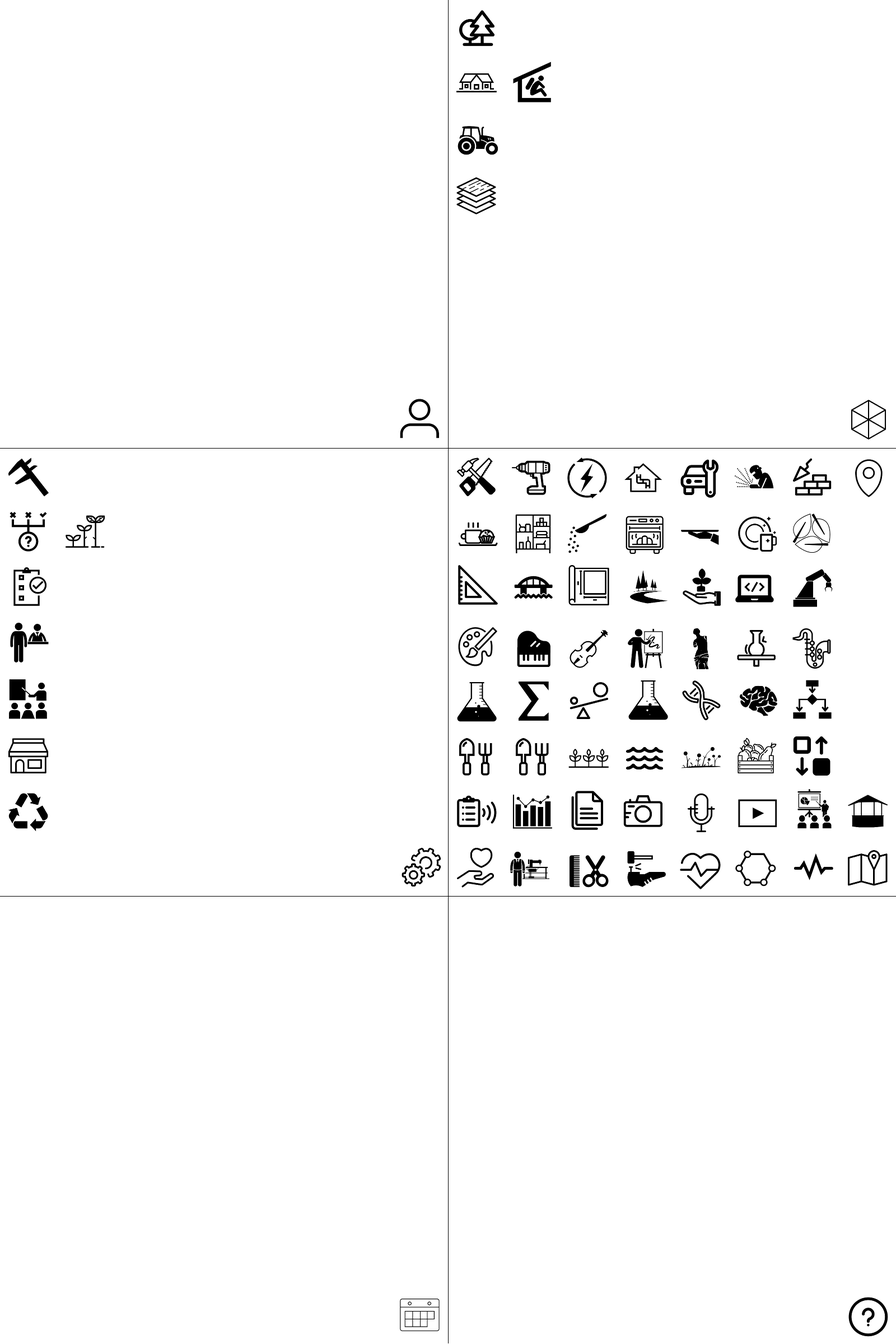
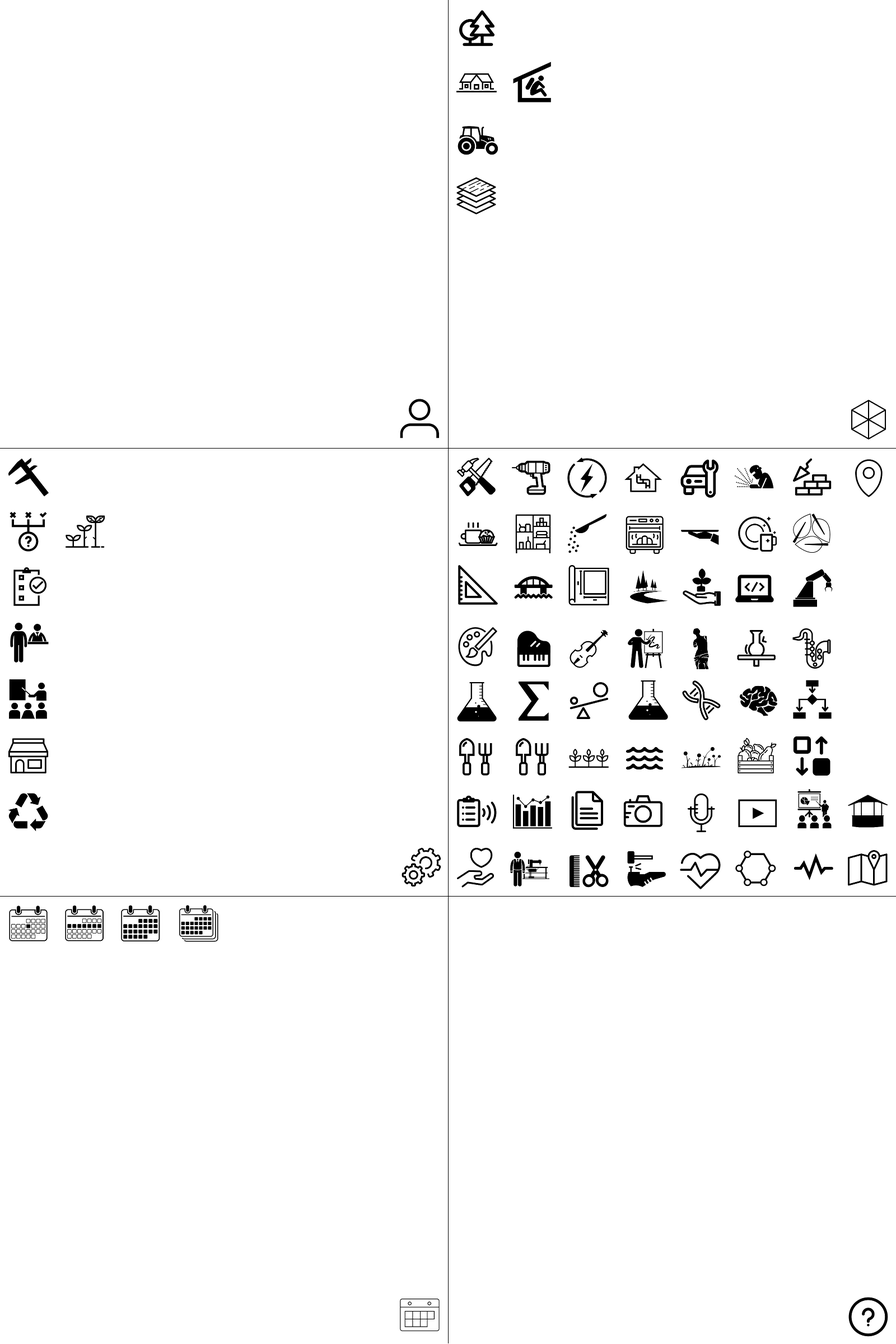
Revision of a layered 896px x 1344px image; what changed, layer by layer:
painted on "cluster-sprite.png" over [8, 904, 219, 942]
